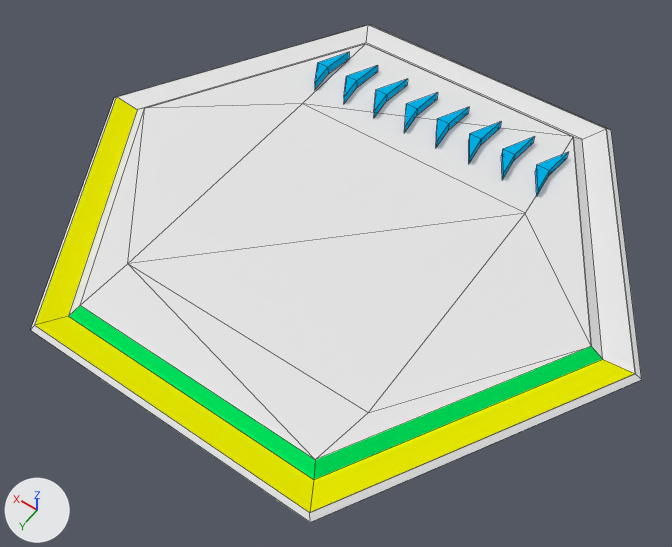
Renders of the Blender file TheGrid/TheGrid/TheGridContent/Hexa.blend from each side of a commit.
The view is the same before and after, from a 50 mm camera at (-8.82, 12.79, 17.73) aimed at (-0.46, 1.08, -0.67). Every picture has the same lights, and +X, +Y and +Z are marked at lower left. Mesh edges are drawn as thin lines.

The scene before the commit, as lines of its bpy script (objects in view):
```python
ob_circle = bpy.data.objects.new('Circle', me_circle)
ob_circle.location = (0.0, 0.0, 0.0)
ob_circle.rotation_euler = (0.0, 0.0, 0.244)  # degrees (0, 0, 14)
ob_circle_002 = bpy.data.objects.new('Circle.002', me_circle_002)
ob_circle_002.location = (0.0, 0.0, 0.0)
ob_circle_002.rotation_euler = (0.0, 0.0, 0.244)  # degrees (0, 0, 14)
ob_circle_004 = bpy.data.objects.new('Circle.004', me_circle_004)
ob_circle_004.location = (0.0, 0.0, 0.0)
ob_circle_004.rotation_euler = (0.0, 0.0, 0.244)  # degrees (0, 0, 14)
ob_circle_007 = bpy.data.objects.new('Circle.007', me_circle_007)
ob_circle_007.location = (0.0, 0.0, 0.0)
ob_circle_007.rotation_euler = (0.0, 0.0, 0.244)  # degrees (0, 0, 14)
ob_circle_008 = bpy.data.objects.new('Circle.008', me_circle_008)
ob_circle_008.location = (0.0, 0.0, 0.0)
ob_circle_008.rotation_euler = (0.0, 0.0, 0.244)  # degrees (0, 0, 14)
ob_circle_009 = bpy.data.objects.new('Circle.009', me_circle_009)
ob_circle_009.location = (0.0, 0.0, 0.0)
ob_circle_009.rotation_euler = (0.0, 0.0, 0.244)  # degrees (0, 0, 14)
ob_circle_012 = bpy.data.objects.new('Circle.012', me_circle_012)
ob_circle_012.location = (0.0, 0.0, 0.0)
ob_circle_012.rotation_euler = (0.0, 0.0, 0.244)  # degrees (0, 0, 14)
# also in view: 'Circle.001' at (-5.68, 3.4, 0.05); 'Circle.003' at (5.74, 3.41, 0.05); 'Circle.006' at (-5.21, 3.07, 0.11); 'Circle.005' at (0.03, 6.0, 0.11)
```
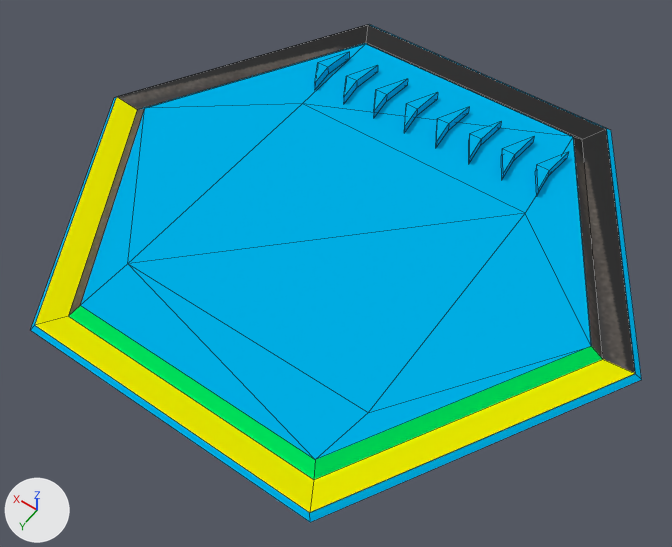
Where the newer file only moved an object's origin or applied its transform, the numbers keep the older frame.

Edits to the bpy script that builds the scene:
```text
Add img_hexa0_png:
    img_hexa0_png = load_image('Hexa0.png', 'Texture/Hexa0.png', 512, 512, 'sRGB')
Add mat_hexa0_png:
    mat_hexa0_png = principled_material('Hexa0.png')
    mat_hexa0_png.texture = img_hexa0_png
Change me_circle_012:
    where me_circle_012.from_pydata(...)  # 4 vertices, 1 face; spans x 1.99..7.66, y -7.56..-1.72, z 0.0..0.09
    add me_circle_012.materials.append(mat_hexa0_png)  # picture img_hexa0_png
Change me_circle_009:
    where me_circle_009.from_pydata(...)  # 4 vertices, 1 face; spans x -5.43..2.2, y -7.56..-5.12, z 0.0..0.09
    used by ob_circle_009; location = (0.0, 0.0, 0.0); rotation_euler = (0.0, 0.0, 0.244), in degrees (0, 0, 14)
    me_circle_009 part 1: 1 face spanning x -5.43..2.2, y -7.56..-5.12, z 0.0..0.09 switches from no material to mat_hexa0_png (picture img_hexa0_png)
    add me_circle_009.materials.append(mat_hexa0_png)  # picture img_hexa0_png
Change me_circle_008:
    where me_circle_008.from_pydata(...)  # 4 vertices, 1 face; spans x -7.6..-4.9, y -5.67..1.89, z 0.0..0.09
    add me_circle_008.materials.append(mat_hexa0_png)  # picture img_hexa0_png
Change me_circle_007:
    where me_circle_007.from_pydata(...)  # 4 vertices, 1 face; spans x -6.86..-4.67, y -5.12..1.71, z 0.0..0.23
    add me_circle_007.materials.append(mat_hexa0_png)  # picture img_hexa0_png
Change me_circle_004:
    where me_circle_004.from_pydata(...)  # 4 vertices, 1 face; spans x 4.72..6.92, y -1.72..5.1, z 0.0..0.23
    used by ob_circle_004; location = (0.0, 0.0, 0.0); rotation_euler = (0.0, 0.0, 0.244), in degrees (0, 0, 14)
    me_circle_004 part 2: 1 face spanning x 4.72..6.92, y -1.72..5.1, z 0.0..0.23 switches from no material to mat_hexa0_png (picture img_hexa0_png)
    add me_circle_004.materials.append(mat_hexa0_png)  # picture img_hexa0_png
Change me_circle:
    where me_circle.from_pydata(...)  # 22 vertices, 18 faces; spans x -7.8..7.8, y -7.7..7.7, z 0.0..0.2
    used by ob_circle; location = (0.0, 0.0, 0.0); rotation_euler = (0.0, 0.0, 0.244), in degrees (0, 0, 14)
    me_circle part 3
    7 faces are deleted
    7 new faces join them
    me_circle part 4: 18 faces spanning x -7.8..7.8, y -7.7..7.7, z 0.0..0.2 switch from no material to mat_material_001 (cyan #00b0e7)
```

Location of each change, (x1, y1, x2, y2) in pixels of the pictures (672 x 547 px; the box of a moved part takes in the faces that stretch with it):
'Circle.008', recoloured (white to grey)
    both: (582, 129, 635, 373)
'Circle.012', recoloured (white to grey)
    both: (118, 25, 368, 110)
'Circle.007', recoloured (grey to black)
    both: (573, 137, 603, 359)
part 1 of me_circle_009, recoloured (white to black)
    both: (366, 25, 605, 139)
part 2 of me_circle_004, recoloured (white to brown)
    both: (68, 109, 145, 316)
part 3 of me_circle, moved or reshaped
    both: (31, 25, 641, 522)
part 4 of me_circle, recoloured (white to cyan)
    both: (81, 44, 642, 413)
